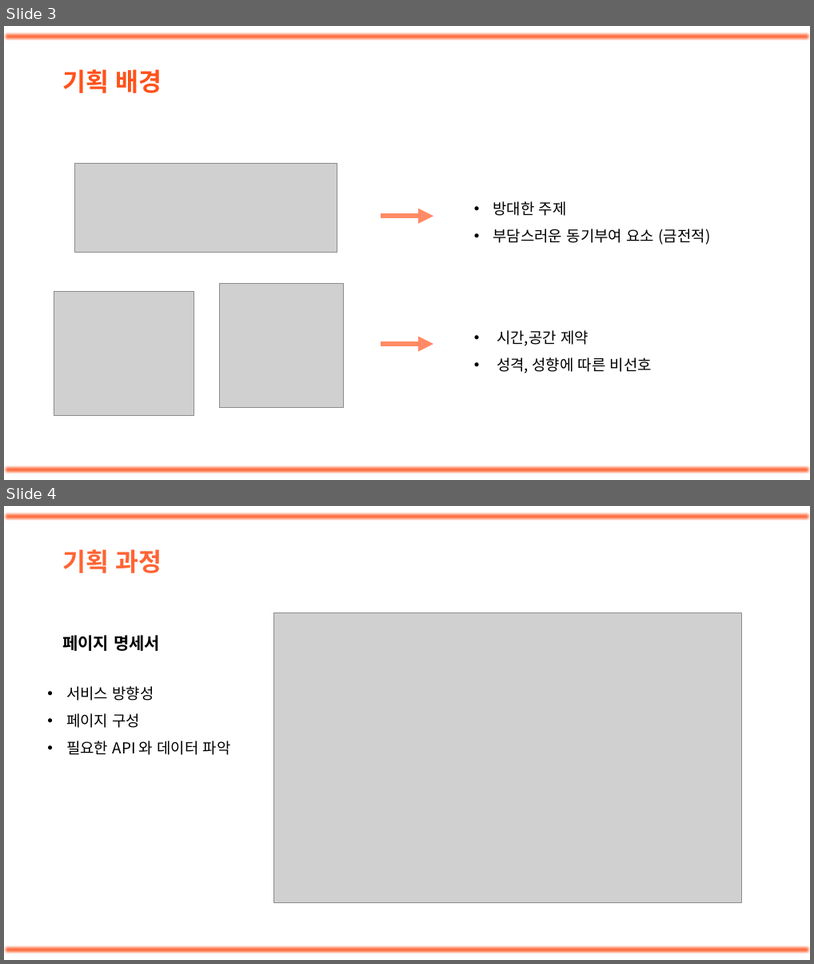
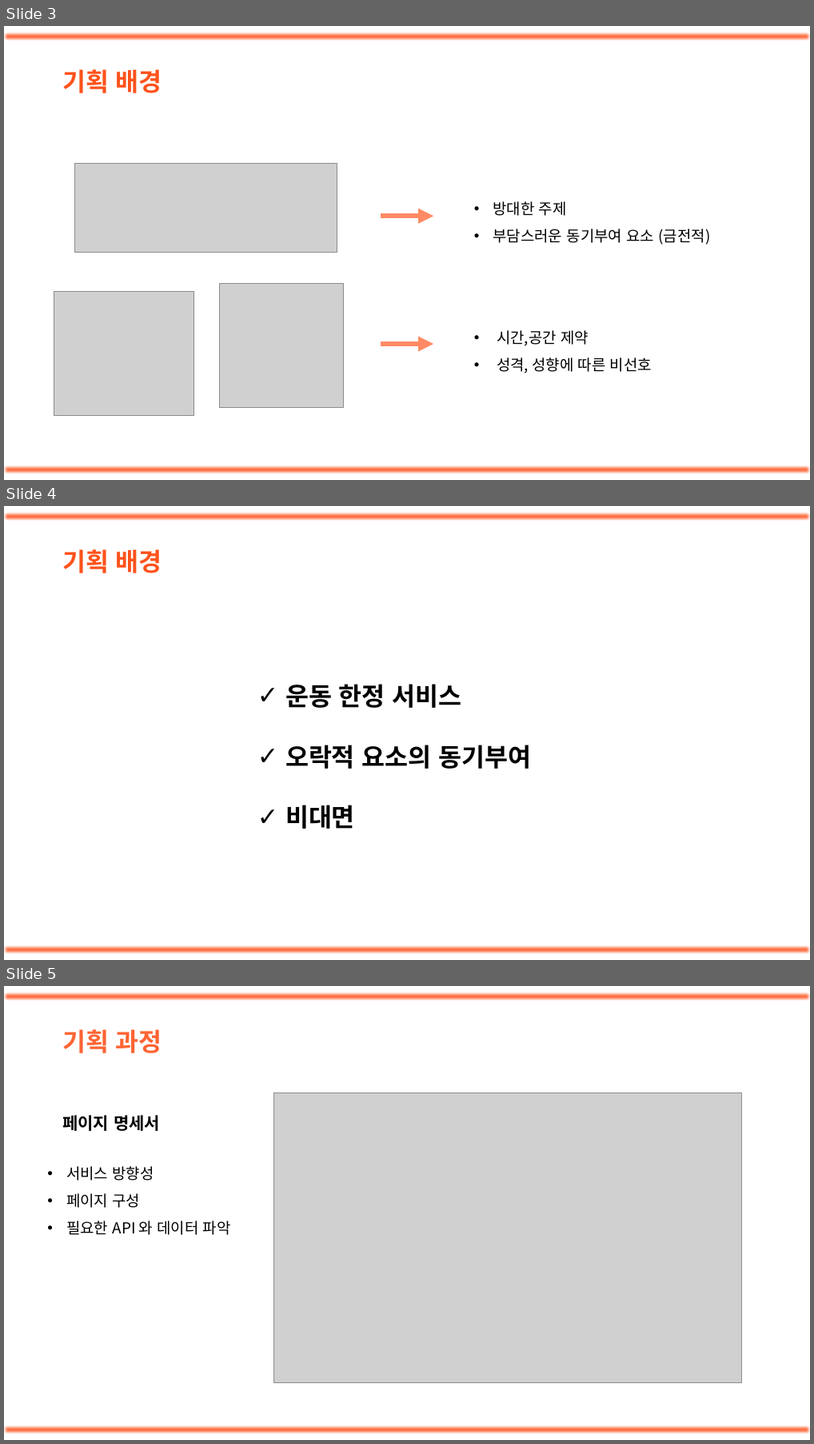
Before and after one commit to Sohee-Kim-ln/FitChallenge, a slide deck: 230526_9기_서울_8반_관통PJT_김소희_윤석준.pptx. Shown one above the other, each under a label of ours: slides 3 and 4 before the commit, slides 3, 4 and 5 after it. The pictures are 814x964 and 814x1444 pixels, drawn with LibreOffice and Linux fonts; fonts in the diff are those of the drawing; grey boxes stand for pictures. Boxes give left, top, right and bottom in pixels: in the first picture for what was removed or moved away, otherwise in the second. Text is boxed around its words. In the diff, an @@ line names an element or a change of style, - is before the commit and + after.

```diff
--- a/230526_9기_서울_8반_관통PJT_김소희_윤석준.pptx
+++ b/230526_9기_서울_8반_관통PJT_김소희_윤석준.pptx
@@ slide 4 added at (4,506,810,960), background #FFFFFF @@
@@ rectangle added at (4,512,810,520), fill #FF4D15 @@
@@ text added at (62,549,162,573), 30 pt, text #FF521B, bold @@
+기획 배경
@@ text added at (286,684,531,828), 30 pt, text #000000, bold @@
+✓ 운동 한정 서비스
+✓ 오락적 요소의 동기부여
+✓ 비대면
@@ rectangle added at (4,946,810,953), fill #FF4D15 @@
@@ what was slide 4 is now slide 5 @@
```
Also in this commit, not shown: 1 other file.
